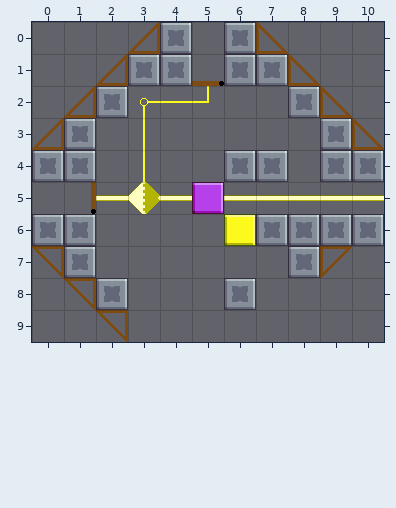
Tiled map (JSON), stored at Assets/Level_Editor/TileMap/Room_9.tmj. That is the earlier state.
Cells are 32x32 px. Shown: x 0..10, y 0..9.
The result:
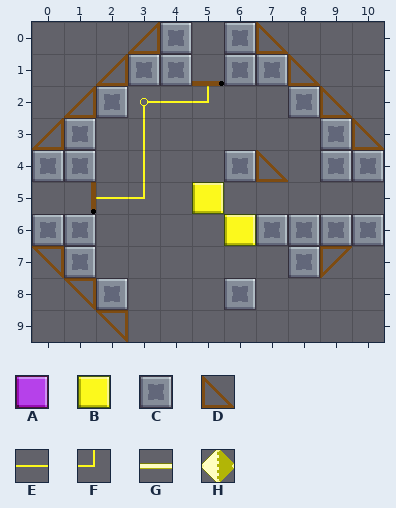
Key: from "tileSet": A 11 "block", B 32 "block", C 33 "wall", D 107 "bridge", E 158 "cable_wire", F 179 "cable_wire", G 211 "cable_wire", H 221 "cable_link".
_ is an empty cell.
The exact change:
Layer "Overlap":
The author changed tile G to tile E in row 5 at x 2.
The author changed tile H to tile F in row 5 at x 3.
The author cleared tile G in row 5 at x 4 and 6 to 10.
Layer "Blocks":
The author changed tile A to tile B in row 5 at x 5.
The author changed tile C to tile D in row 4 at x 7.
